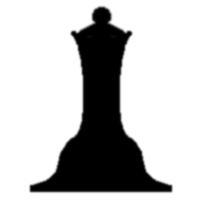
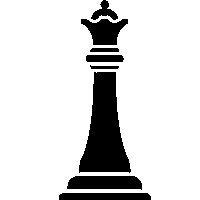
Before/after of a 200×200 layered artwork. What changed in the layer stack:
added layer "pawnimg #1" above "pawnimg" over [59, 0, 151, 200]
renamed "fg" to "pawnimg", hid it, painted on it over [28, 0, 174, 200]
